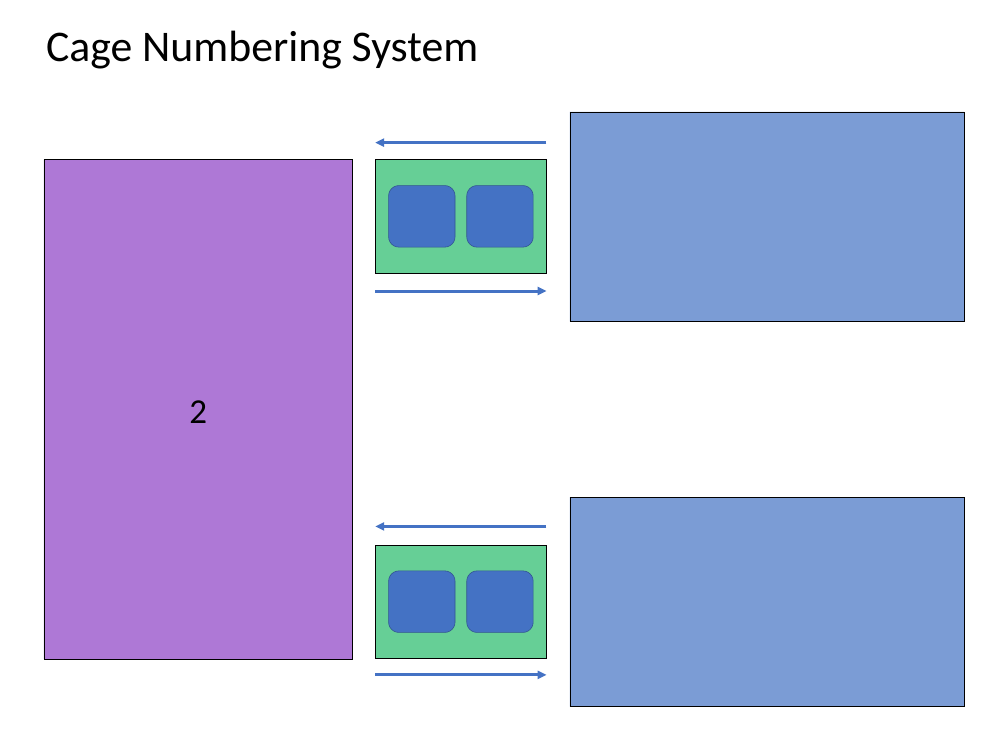
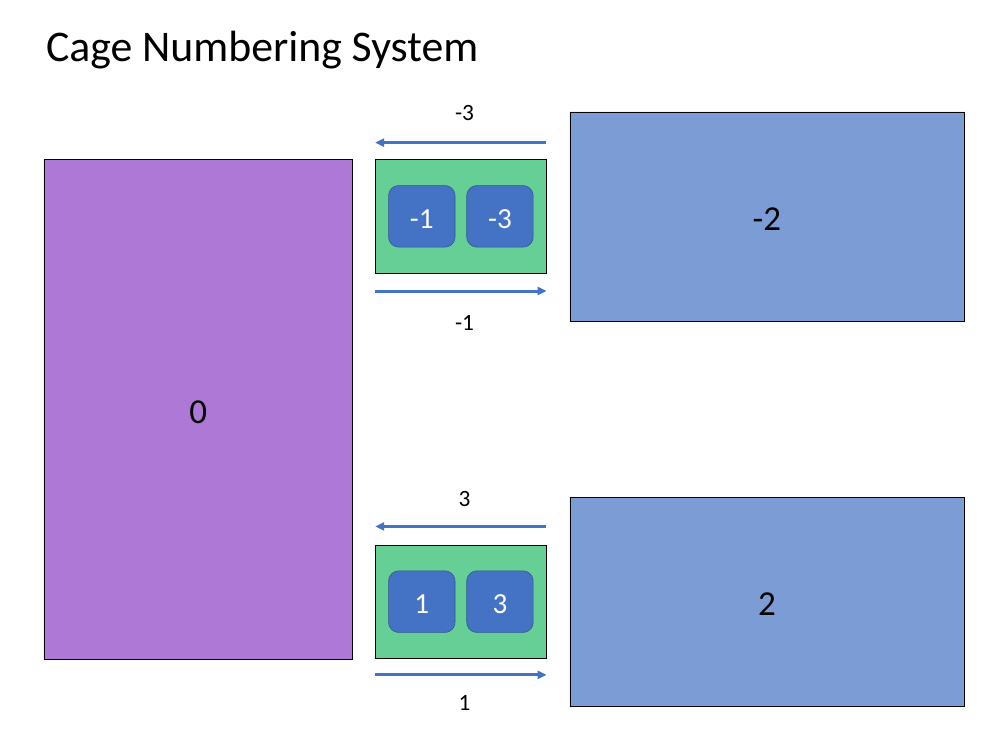
Before and after one commit to donaldsonlab/Home_Cage, a slide deck: slide 6 of Software/Software System Architecture.pptx. Drawn at 1008x756 pixels with LibreOffice and Linux fonts; fonts in the diff are those of the drawing. Boxes give left, top, right and bottom in pixels: in the first picture for what was removed or moved away, otherwise in the second. Text is boxed around its words. In the diff, an @@ line names an element or a change of style, - is before the commit and + after.

Commit message:
Update flowcharts

```diff
--- a/Software/Software System Architecture.pptx
+++ b/Software/Software System Architecture.pptx
@@ text added at (455, 105, 474, 120), 40 pt, text #000000 @@
+-3
@@ text in rounded rectangle at (410, 209, 434, 228): text added @@
+-1
@@ text in rounded rectangle at (488, 209, 512, 228): text added @@
+-3
@@ text added at (753, 207, 781, 230), 60 pt, text #000000 @@
+-2
@@ text added at (455, 315, 474, 330), 40 pt, text #000000 @@
+-1
@@ text at (189, 400, 207, 424): text changed @@
-2
+0
@@ text added at (459, 491, 471, 506), 40 pt, text #000000 @@
+3
@@ text in rounded rectangle at (414, 594, 429, 613): text added @@
+1
@@ text in rounded rectangle at (493, 594, 508, 613): text added @@
+3
@@ text added at (758, 592, 776, 615), 60 pt, text #000000 @@
+2
@@ text added at (459, 695, 471, 710), 40 pt, text #000000 @@
+1
```
